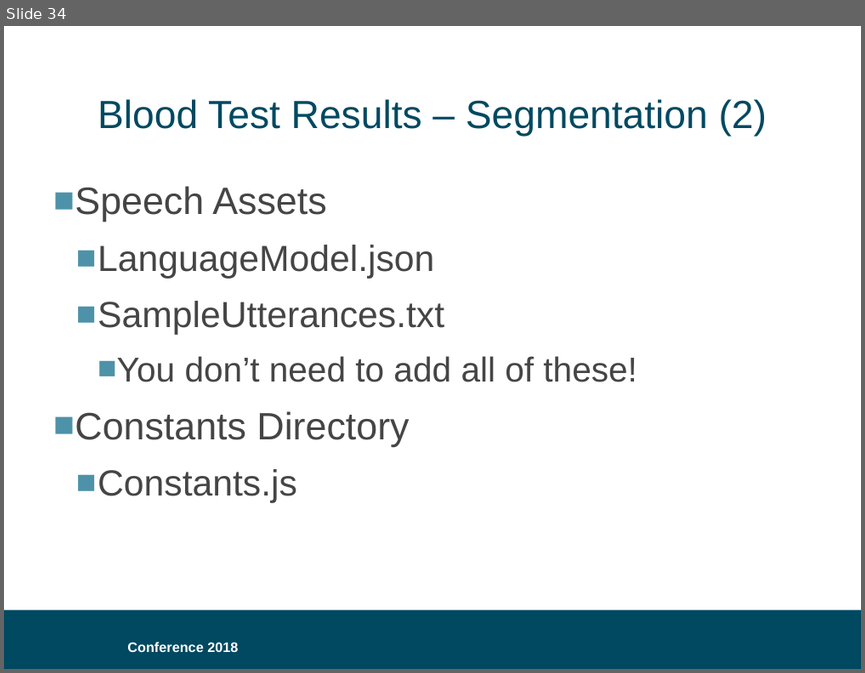
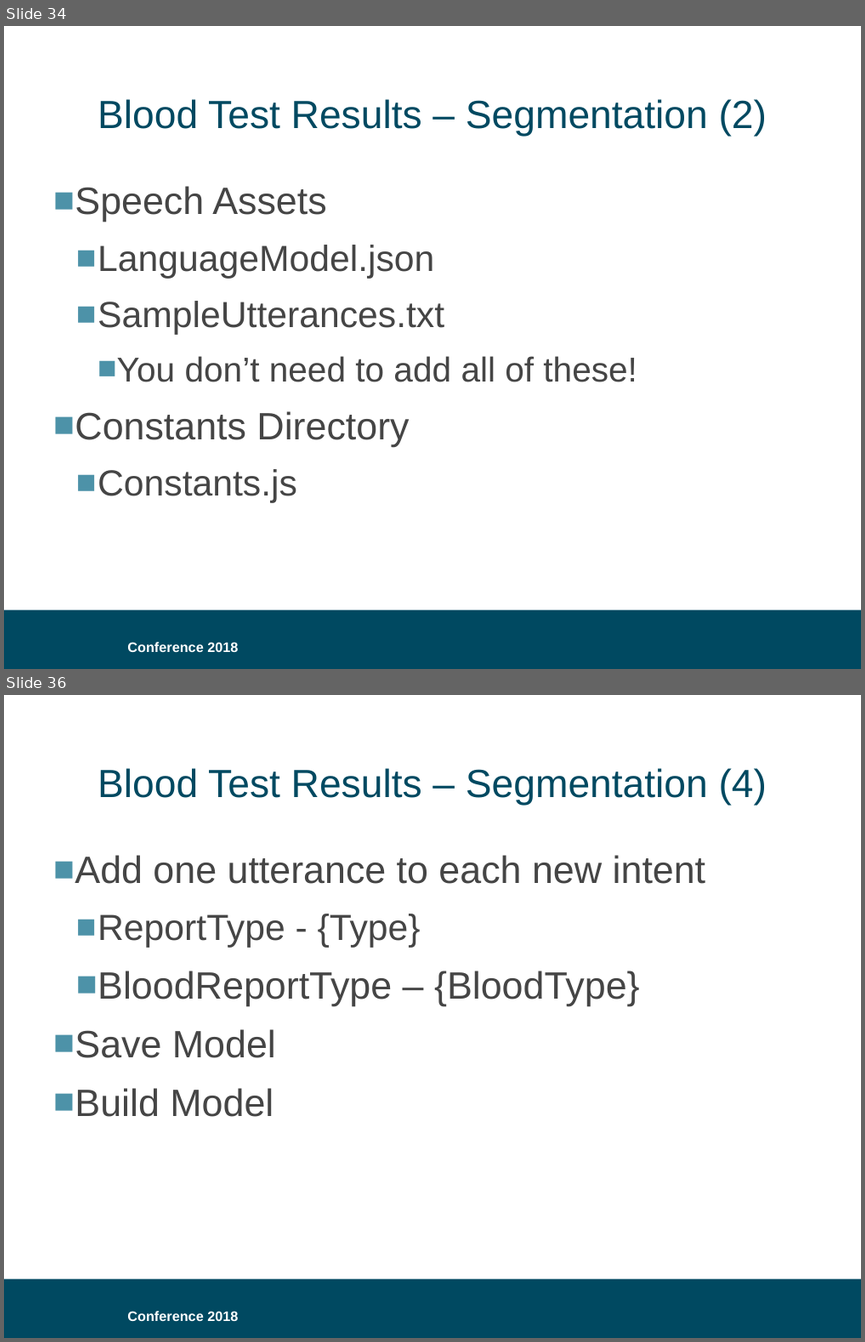
Before and after one commit to bklug/introductory-alexa-workshop, a slide deck: build-an-alexa-skill-for.pptx. Shown one above the other, each under a label of ours: slide 34 before the commit, slides 34 and 36 after it; the slides between them are not shown. The pictures are 865x673 and 865x1342 pixels, drawn with LibreOffice and Linux fonts; fonts in the diff are those of the drawing; background and template pictures are left out. Boxes give left, top, right and bottom in pixels: in the first picture for what was removed or moved away, otherwise in the second. Text is boxed around its words. In the diff, an @@ line names an element or a change of style, - is before the commit and + after.

```diff
--- a/build-an-alexa-skill-for.pptx
+++ b/build-an-alexa-skill-for.pptx
@@ slide 36 added at (x1=4, y1=695, x2=861, y2=1338), background #FFFFFF; not listed: 2 template elements that a slide beside it also shows @@
@@ title added at (x1=98, y1=768, x2=766, y2=805), 33 pt, text #004961 @@
+Blood Test Results – Segmentation (4)
@@ text added at (x1=75, y1=855, x2=706, y2=1117), 32 pt, text #454545 @@
+■ Add one utterance to each new intent
+  ■ ReportType - {Type}
+  ■ BloodReportType – {BloodType}
+■ Save Model
+■ Build Model
```
Also in this commit, not shown: 1 slide changed.
